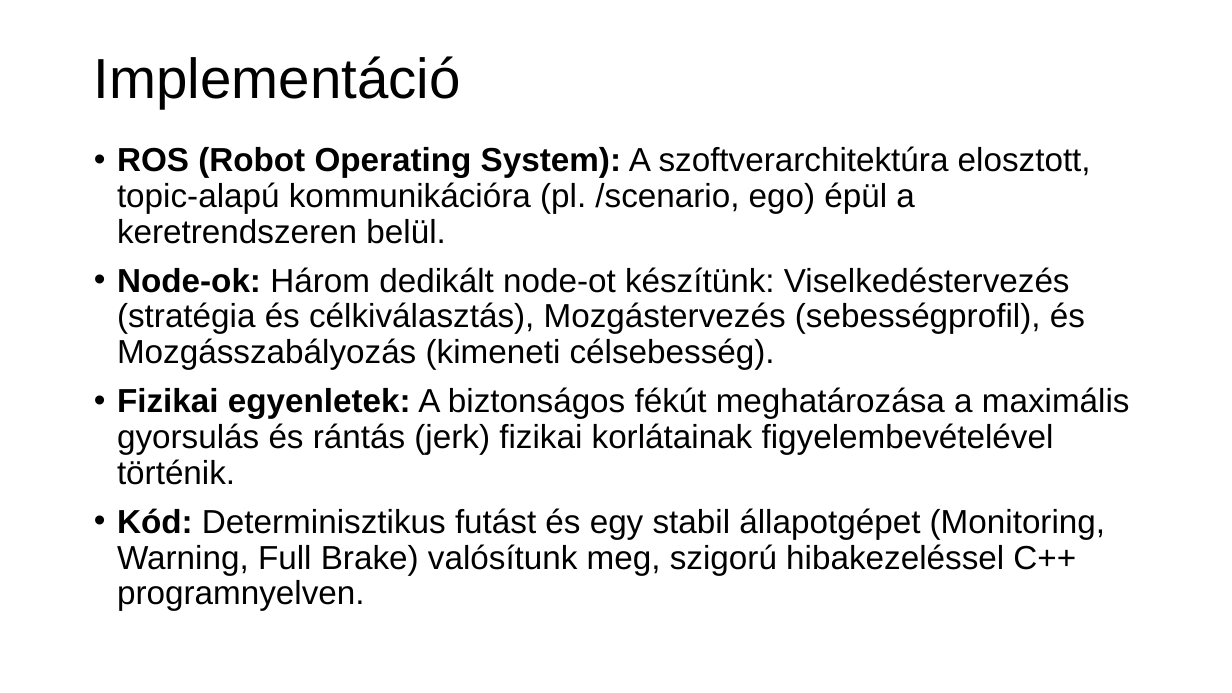
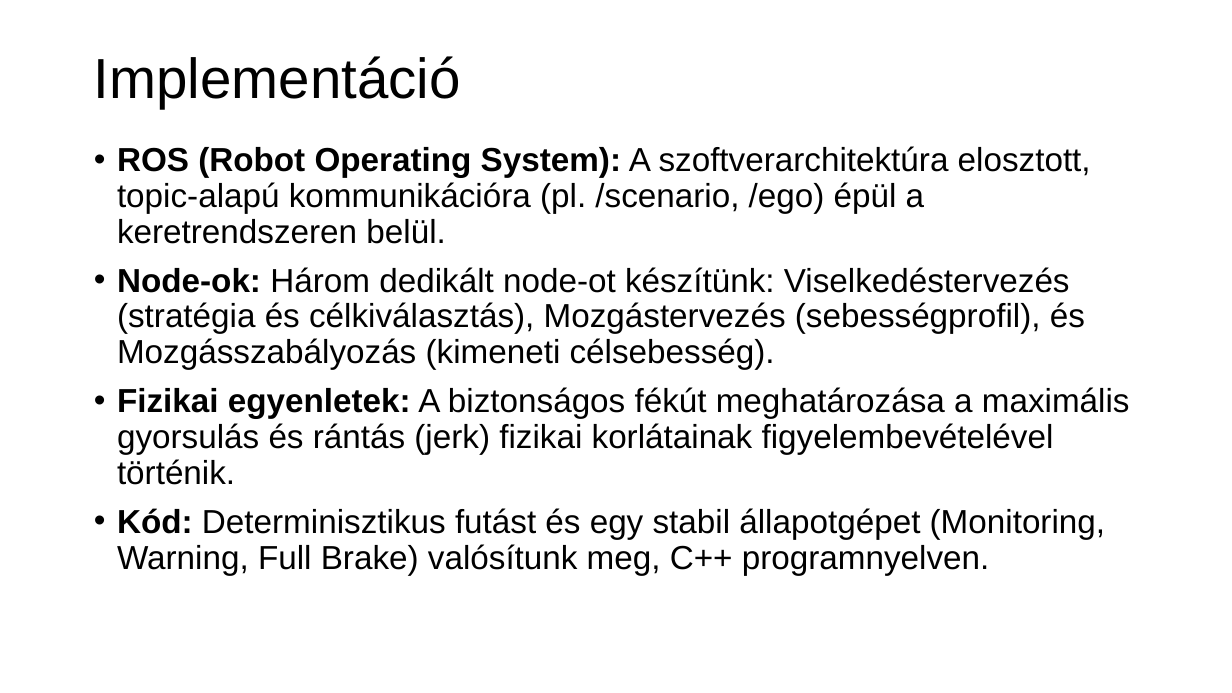
Before and after one commit to pedina/Automatic_emergency_brake_group2, a slide deck: slide 7 of doc/Automated Emergency Brake Group2 HUN.pptx (slide 5 before the commit). Drawn at 1232x693 pixels with LibreOffice and Linux fonts; fonts in the diff are those of the drawing; background and template pictures are left out. Boxes give left, top, right and bottom in pixels: in the first picture for what was removed or moved away, otherwise in the second. Text is boxed around its words. In the diff, an @@ line names an element or a change of style, - is before the commit and + after.

```diff
--- a/doc/Automated Emergency Brake Group2 HUN.pptx
+++ b/doc/Automated Emergency Brake Group2 HUN.pptx
@@ text at box(117, 146, 1091, 244): text changed @@
-• ROS (Robot Operating System): A szoftverarchitektúra elosztott, topic-alapú kommunikációra (pl. /scenario, ego) épül a keretrendszeren belül.
+• ROS (Robot Operating System): A szoftverarchitektúra elosztott, topic-alapú kommunikációra (pl. /scenario, /ego) épül a keretrendszeren belül.
@@ text at box(117, 508, 1105, 575): text changed @@
-• Kód: Determinisztikus futást és egy stabil állapotgépet (Monitoring, Warning, Full Brake) valósítunk meg, szigorú hibakezeléssel C++ programnyelven.
+• Kód: Determinisztikus futást és egy stabil állapotgépet (Monitoring, Warning, Full Brake) valósítunk meg, C++ programnyelven.
```
Also in this commit, not shown: 1 other slide changed, 2 slides added.
